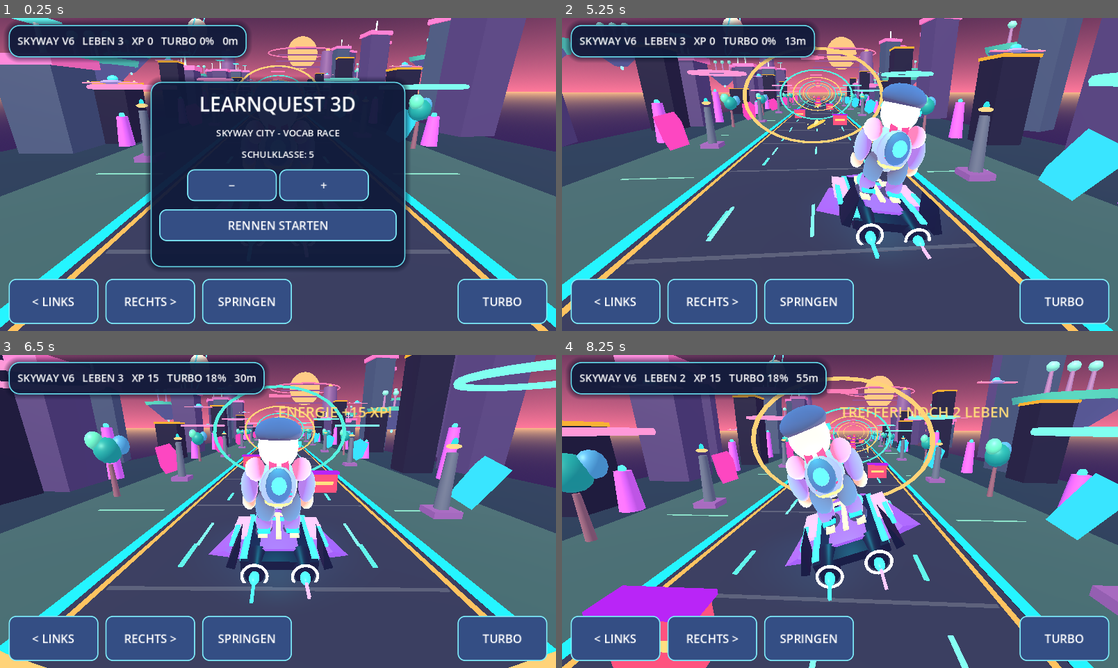
Above: before the commit, frames 1-4 (two rows, left to right).
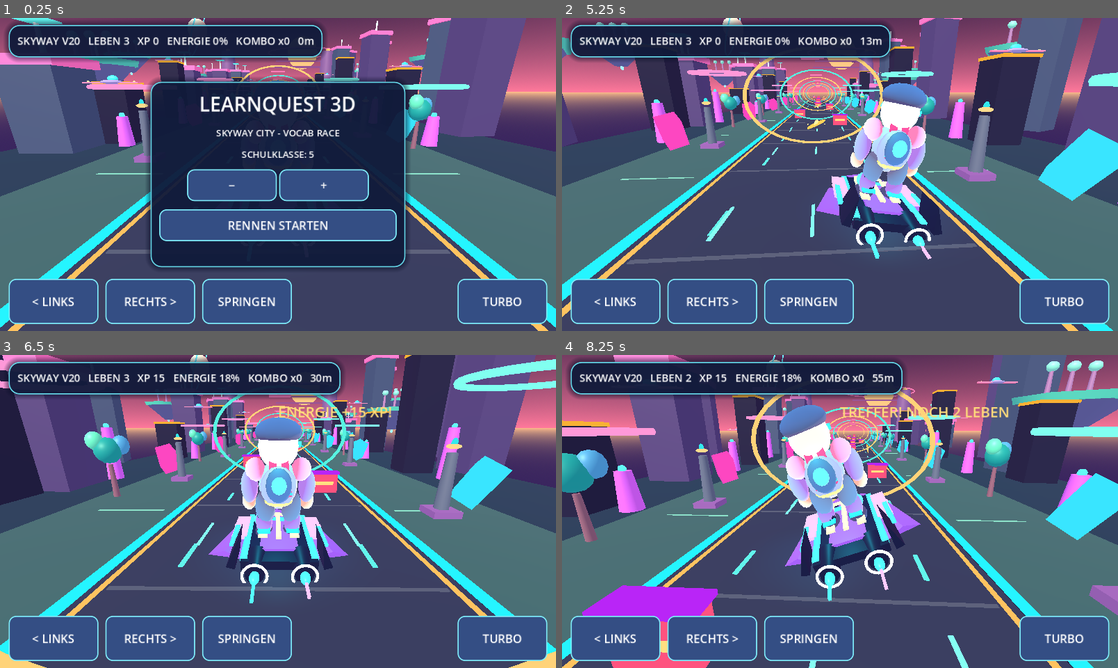
Above: after the commit, the same moments.

Repository: mtothek0703/learnquest-unity-web
Game: Godot game, scene res://main.tscn
The game is run twice, just before and just after one commit, with the same random seed, the same clock (stepped at 60 frames per second) and the same inputs.
Inputs:
- Up to frame 1 (0.25 s): no input
- Up to frame 2 (5.25 s): click "RECHTS >" at 0.5 s; click "SPRINGEN" at 1.25 s; click "TURBO" at 2 s; click "−" at 2.75 s; click "+" at 3.5 s; click "RENNEN STARTEN" at 4.25 s; hold Right from 5.03 s (still down)
- Up to frame 3 (6.5 s): tap Space at 5.27, 6.02 s; release Right at 5.78 s; hold S from 5.78 s (still down)
- Up to frame 4 (8.25 s): release S at 6.53 s; hold Right 6.53-8.03 s; tap Space at 7.52 s; hold Left from 8.03 s (still down)

The runs differ from the first frame. In frame 1, 2.3% of the frame differs, in the area x 12-59%, y 1-14%; in frame 2, 2.3%; in frame 3, 2.4%, in the area x 12-62%, y 1-14%; in frame 4, 2.4%.

Commit message:
fix(godot): show current Skyway version and vocabulary combo in HUD

Diff:
--- a/godot/world.gd
+++ b/godot/world.gd
@@ -517,7 +517,7 @@
 
 func _refresh_hud() -> void:
     if hud != null:
-        hud.text = "SKYWAY V6   LEBEN %d   XP %d   TURBO %d%%   %dm" % [lives, xp, power, int(distance)]
+        hud.text = "SKYWAY V20   LEBEN %d   XP %d   ENERGIE %d%%   KOMBO x%d   %dm" % [lives, xp, power, combo, int(distance)]
 
 # Follow the racer on lane changes and jumps; widen the view during turbo.
 func _update_camera(delta: float) -> void:
